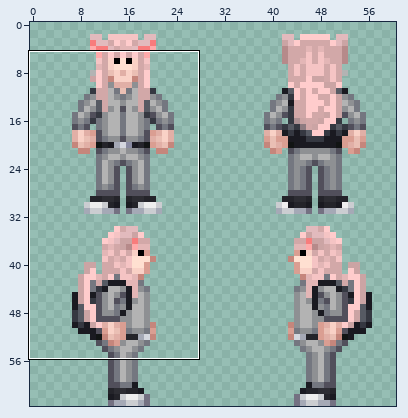
A pixel-art sprite gets an edit: code/modules/unit_tests/screenshots/screenshot_humanoids__datum_species_human_felinid.png. Above, an overview of the earlier version with the close-up marked.
Close-up. The starting point:
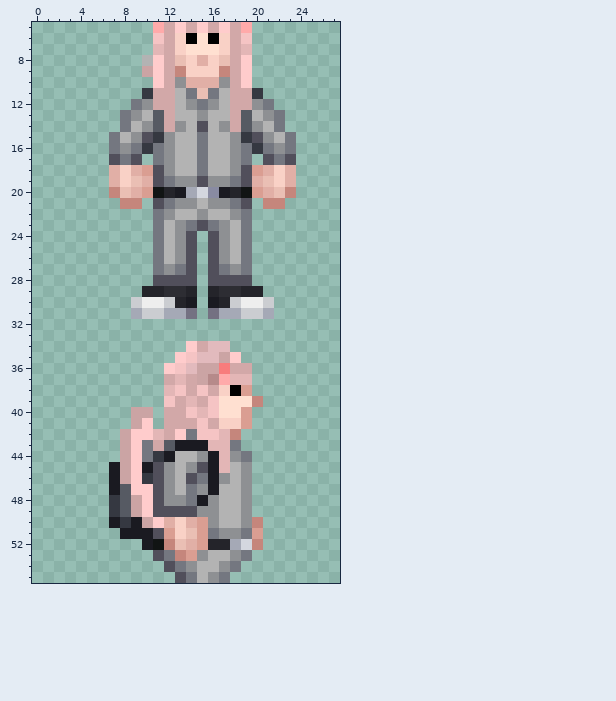
The file is 64x64 pixels. Colours within 5 levels of each other are drawn and written as one. Shown: x 0..27, y 5..55. The wide view leaves out empty margins. The commit also changed other parts of the picture, which this record leaves out.
After:
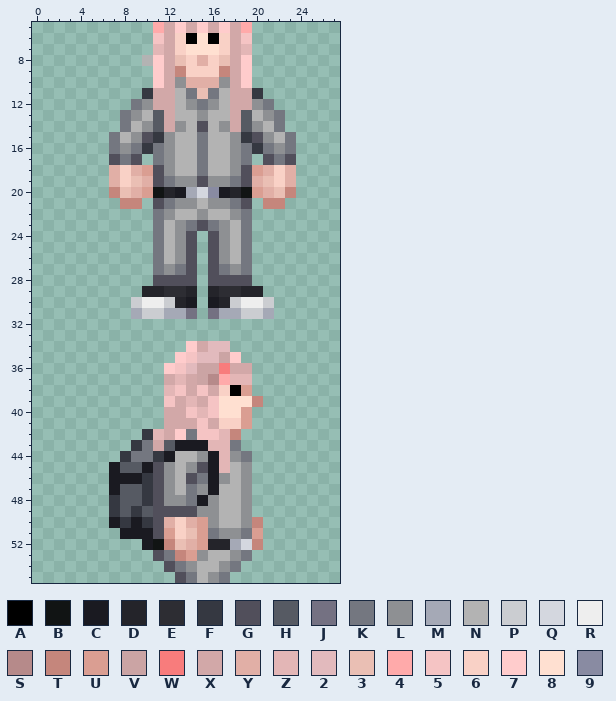
Palette (. is transparent): A #000000  B #111414  C #1a1a21  D #24242a  E #2d2d33  F #353841  G #514f5b  H #565a63  J #747182  K #747780  L #8e9093  M #a5a9b6  N #b3b3b3  P #cbcdd1  Q #d4d7df  R #eeeeee  S #b68a8a  T #c5867c  U #da9e92  V #cba4a4  W #f87c7c  X #d2a8a8  Y #e1afa6  Z #e3b6b6  2 #e2babd  3 #eabfb4  4 #ffaaaa  5 #f5c4c4  6 #f9d1c6  7 #ffcccc  8 #ffe0d1  9 #898ba2
From old to new:
@@ x 8..12 @@
  8 ..N7X
- 9 ..V7X
+ 9 ...7X
 10 ...7X
@@ x 6..13 @@
 39 ......5X
-40 ...VV.XX
-41 ...V7.XX
-42 ..V77ZX7
-43 ..V7KXHC
-44 ..V7KFCN
-45 .CV7CGLN
-46 .CV7FGLN
-47 .CH77GLN
-48 .FHV7GLL
-49 .FHV7GGG
-50 .CFCV7Y6
+40 ......XX
+41 ......XX
+42 ....FZX7
+43 ...FKXHC
+44 ..FKKFCN
+45 .CHHCGLN
+46 .CCCFGLN
+47 .CHHFGLN
+48 .FHHFGLL
+49 .FHFHGGG
+50 .CFCFGY6
 51 ..CCCGU6
Pixel boxes of the changes (left, top, right, bottom) in both close-ups:
erased: (142, 66, 153, 77)
changed: (120, 407, 164, 528)
